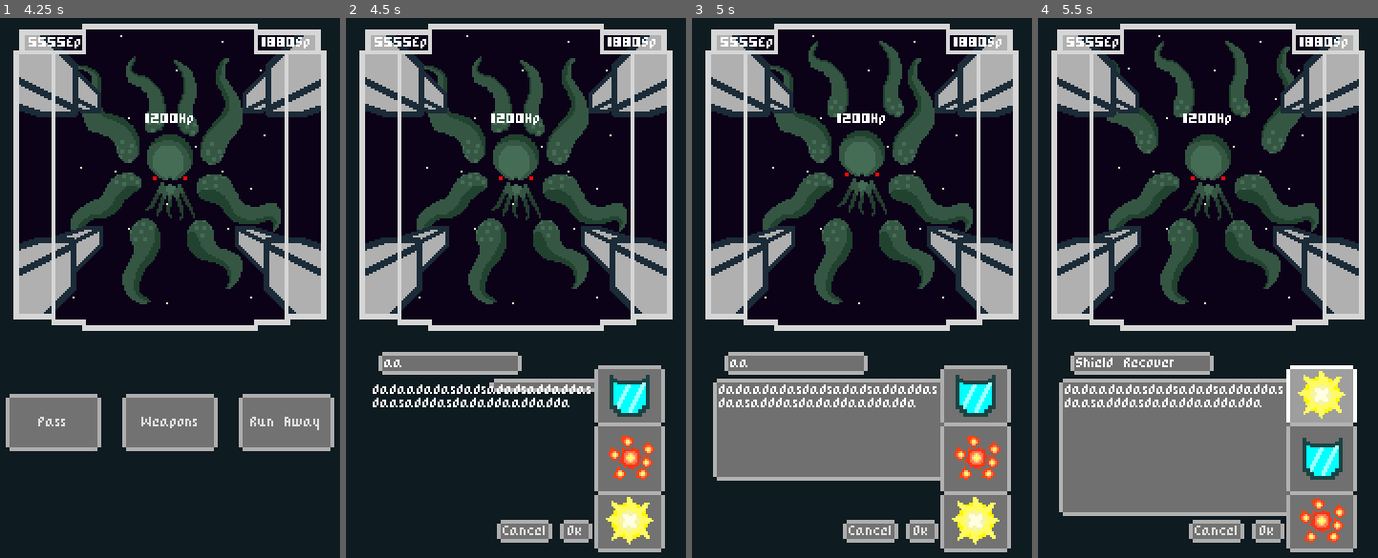
Above: before the commit, frames 1-4 (left to right).
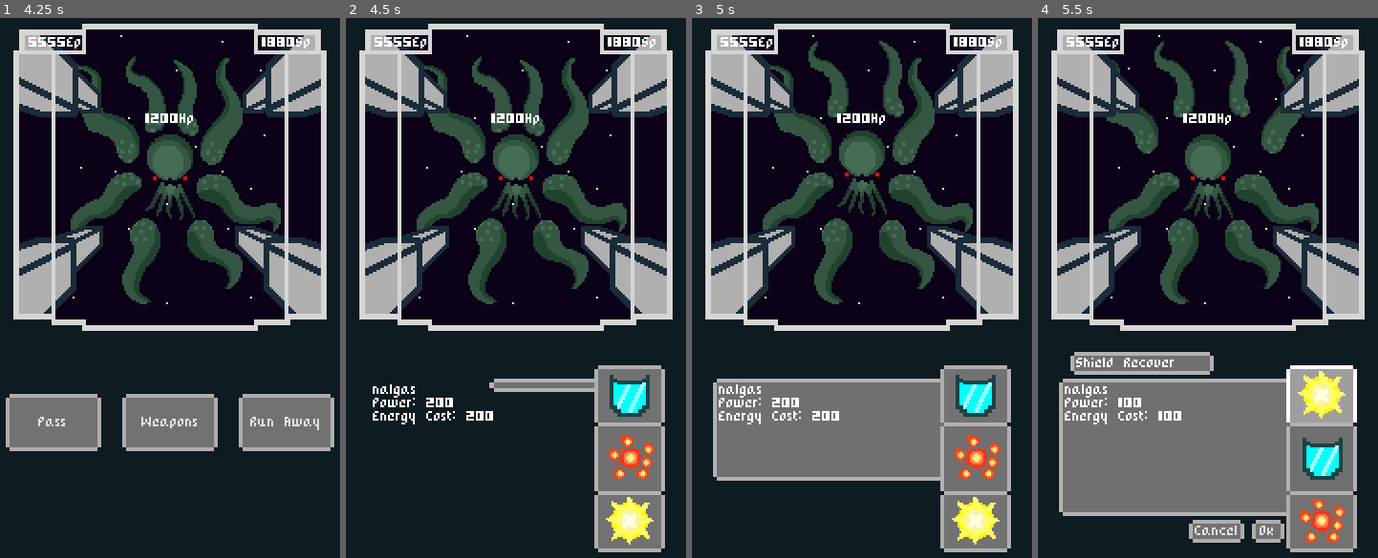
Above: after the commit, the same moments.

Repository: Razzf/SpaceRpg
Game: Godot game, scene res://Scenes/Battle.tscn
Two runs of this game, one before a commit and one after it. Both use one fixed random seed, a clock stepped at 60 frames per second and the inputs below. The project has no main scene, so this scene is started directly.
Inputs (mouse positions are in pixels of both pictures, inside the frame that each line leads up to):
- Up to frame 1 (4.25 s): click "Pass" at 0.5 s; tap Enter at 2 s
- Up to frame 2 (4.5 s): click "Weapons" at 4.25 s
- Up to frame 3 (5 s): no input
- Up to frame 4 (5.5 s): click (1320, 396) at 5 s

Frame 1 is identical in both runs. In frame 2, 3.9% of the frame differs, in the area x 7-73%, y 61-98%; in frame 3, 3.9%; in frame 4, 1.1%.

Commit message:
weapon description added

Diff:
--- a/Scenes/ShootingScenes/Explosive Shot.tscn
+++ b/Scenes/ShootingScenes/Explosive Shot.tscn
@@ -6,14 +6,14 @@
 
 [node name="Explosive Shot" instance=ExtResource( 2 )]
 script = ExtResource( 1 )
-max_explosions = 8
-spawn_range_x = 30.933
-spawn_range_y = 28.814
+max_explosions = 6
+spawn_range_x = 4.945
+spawn_range_y = 4.945
 
 [node name="animExplosion" parent="." index="0"]
-playback_speed = 7.0
+playback_speed = 6.7
 
 [node name="Sprite" parent="." index="1"]
-self_modulate = Color( 1, 1, 1, 0.884633 )
+self_modulate = Color( 1, 1, 1, 1 )
 texture = ExtResource( 3 )
-frame = 0
+frame = 5
--- a/Scenes/SpaceShip.tscn
+++ b/Scenes/SpaceShip.tscn
@@ -8,7 +8,7 @@
 
 [sub_resource type="Animation" id=1]
 resource_name = "attack"
-length = 0.5
+length = 0.8
 tracks/0/type = "value"
 tracks/0/path = NodePath("ShipWindow:frame")
 tracks/0/interp = 1
@@ -16,10 +16,10 @@
 tracks/0/imported = false
 tracks/0/enabled = true
 tracks/0/keys = {
-"times": PoolRealArray( 0, 0.1, 0.2, 0.3, 0.4, 0.5 ),
-"transitions": PoolRealArray( 1, 1, 1, 1, 1, 1 ),
+"times": PoolRealArray( 0, 0.1, 0.2, 0.3, 0.4, 0.5, 0.8 ),
+"transitions": PoolRealArray( 1, 1, 1, 1, 1, 1, 1 ),
 "update": 1,
-"values": [ 0, 1, 2, 3, 4, 0 ]
+"values": [ 0, 1, 2, 3, 4, 0, 0 ]
 }
 
 [node name="SpaceShip" type="Node2D"]
@@ -83,7 +83,7 @@
 valign = 1
 
 [node name="AnimationPlayer" type="AnimationPlayer" parent="."]
-playback_speed = 3.0
+playback_speed = 3.8
 anims/attack = SubResource( 1 )
 [connection signal="Energy_Changed" from="." to="StatsContainer" method="_on_SpaceShip_Energy_Changed"]
 [connection signal="Shield_Changed" from="." to="StatsContainer" method="_on_SpaceShip_Shield_Changed"]
--- a/Scenes/WeaponSelector.tscn
+++ b/Scenes/WeaponSelector.tscn
@@ -48,6 +48,7 @@
 }
 
 [node name="BtnsContainer" type="HBoxContainer" parent="."]
+visible = false
 margin_left = 80.0
 margin_top = 92.0
 margin_right = 128.0
@@ -100,6 +101,7 @@
 anims/PanelAppear = SubResource( 5 )
 
 [node name="WeaponNamePanel" type="Panel" parent="DescriptionPanel"]
+visible = false
 margin_left = 54.0
 margin_top = -14.0
 margin_right = 129.0
--- a/Scripts/BattleScene.gd
+++ b/Scripts/BattleScene.gd
@@ -15,22 +15,17 @@
 	Start_Enemy_Turn()
 
 func Start_Enemy_Turn() -> void:
-	print("enemy turn starts")
 	var enemy = battle_units.Enemy
 	if enemy != null:
-		print("enemy is something")
 		if enemy.animation.is_playing():
 			enemy.animation.get_animation("Idle").set_loop(false)
 			yield(enemy.animation, "animation_finished")
 		enemy.animation.get_animation("Idle").set_loop(true)
 		enemy.attack()
-		print("enemy attacking")
 		yield(enemy, "enemy_atacked")
 		enemy.animation.play("Idle")
 		var battleUI = battle_units.BattleUI
 		battleUI.actionBtns.show()
-	else:
-		print("enemy is nothing")
 	Start_Ship_Turn()
 
 func _on_BattleUI_turn_passed() -> void:
--- a/Scripts/Enemy.gd
+++ b/Scripts/Enemy.gd
@@ -34,7 +34,6 @@
 		queue_free()
 		emit_signal("dead")
 	else:
-		print("only shake")
 		animation.play("Shake")
 
 func sethp(value):
--- a/Scripts/SpaceShip.gd
+++ b/Scripts/SpaceShip.gd
@@ -43,7 +43,7 @@
 		equipped_weapon = Weapons[w_index]
 		add_child(equipped_weapon)
 
-func attack_enemy(_enemy) -> void:
+func attack(_enemy) -> void:
 	if _enemy != null:
 		var explosions = equipped_weapon.shooting_scene.instance()
 		for i in range(explosions.max_explosions):
@@ -53,8 +53,8 @@
 				equipped_weapon.trigger_counter = 0
 				_enemy.add_child(explosions)
 				_enemy.take_damage(equipped_weapon.power)
-				print("caca")
 		self.energy -= equipped_weapon.energy_cost
+		battle_units.SpaceShip = self
 		emit_signal("weapon_used")
 
 func _ready():
--- a/Scripts/Weapon.gd
+++ b/Scripts/Weapon.gd
@@ -8,6 +8,7 @@
 export(int, "Deffensive", "Passive", "Offensive") var type = null
 onready var _name = self.name
 var trigger_counter = 0
+var description = null
 
 func set_energy_cost(value):
 	energy_cost = value
--- a/Scripts/WeaponController.gd
+++ b/Scripts/WeaponController.gd
@@ -14,24 +14,32 @@
 func _ready():
 	var ship = battle_units.SpaceShip
 	if ship != null:
-		var weapon = ship.Weapons[index].instance()
 		var upperWeapon = ship.Weapons[up_index].instance()
 		var lowerWeapon = ship.Weapons[down_index].instance()
 
 		UpperButton.icon = upperWeapon.icon_texture
 		LowerButton.icon = lowerWeapon.icon_texture
-		weaponIcon.texture = weapon.icon_texture
+		weaponIcon.texture = battle_units.SpaceShip.equipped_weapon.icon_texture
+		battle_units.SpaceShip.equipped_weapon.description = "nalgas \n" + "Power: " + str(battle_units.SpaceShip.equipped_weapon.power)+ "\n" + "Energy Cost: " + str(battle_units.SpaceShip.equipped_weapon.energy_cost)
+		print("weapon updated and desc added")
 
-		weapon.free()
 		upperWeapon.free()
 		lowerWeapon.free()
 
+
 func _on_UpButton_pressed(): #Moves the weapons downwards
 	update_weapon_selector(downwards)
-
+	var weapon = battle_units.SpaceShip.equipped_weapon
+	weapon.description = "nalgas \n" + "Power: " + str(weapon.power)+ "\n" + "Energy Cost: " + str(weapon.energy_cost)
+	print("weapon description added")
+	emit_signal("weapon_Changed")
 
 func _on_DownButton_pressed(): #moves the weapons upwards
 	update_weapon_selector(upwards)
+	var weapon = battle_units.SpaceShip.equipped_weapon
+	weapon.description = "nalgas \n" + "Power: " + str(weapon.power) + "\n" + "Energy Cost: " + str(weapon.energy_cost)
+	print("weapon description added")
+	emit_signal("weapon_Changed")
 
 func update_weapon_selector(trace): #func that moves the weapon positions up or down
 	var ship = battle_units.SpaceShip
@@ -65,5 +73,4 @@
 
 			ship.update_equipped_weapon(index)
 			weapon = ship.equipped_weapon
-			emit_signal("weapon_Changed")
 			weaponIcon.texture = weapon.icon_texture
--- a/Scripts/WeaponSelector.gd
+++ b/Scripts/WeaponSelector.gd
@@ -13,6 +13,9 @@
 signal weapon_selected
 
 func _ready():
+	var weapon = battle_units.SpaceShip.equipped_weapon
+	weaponNameLabel.text = str(battle_units.SpaceShip.equipped_weapon._name)
+	weaponDescription.text = weapon.description
 	if battle_units.BattleUI != null:
 		battle_units.BattleUI.actionBtns.hide()
 		weaponController.show()
@@ -20,6 +23,7 @@
 		descriptionPanel.show()
 		yield(panelAnimations,"animation_finished")
 		btns.show()
+		print("text about to apear")
 		weaponNameLabel.show()
 		weaponNamePanel.show()
 		weaponDescription.show()
@@ -31,7 +35,7 @@
 	weaponDescription.hide()
 	panelAnimations.play_backwards("PanelAppear")
 	yield(panelAnimations,"animation_finished")
-	battle_units.SpaceShip.attack_enemy(battle_units.Enemy)
+	battle_units.SpaceShip.attack(battle_units.Enemy)
 	emit_signal("weapon_selected")
 	queue_free()
 
@@ -44,4 +48,7 @@
 	queue_free()
 
 func _on_WeaponController_weapon_Changed():
-	weaponNameLabel.text = battle_units.SpaceShip.equipped_weapon._name
+	var weapon = battle_units.SpaceShip.equipped_weapon
+	if weapon != null:
+		weaponNameLabel.text = str(battle_units.SpaceShip.equipped_weapon._name)
+		weaponDescription.text = weapon.description
